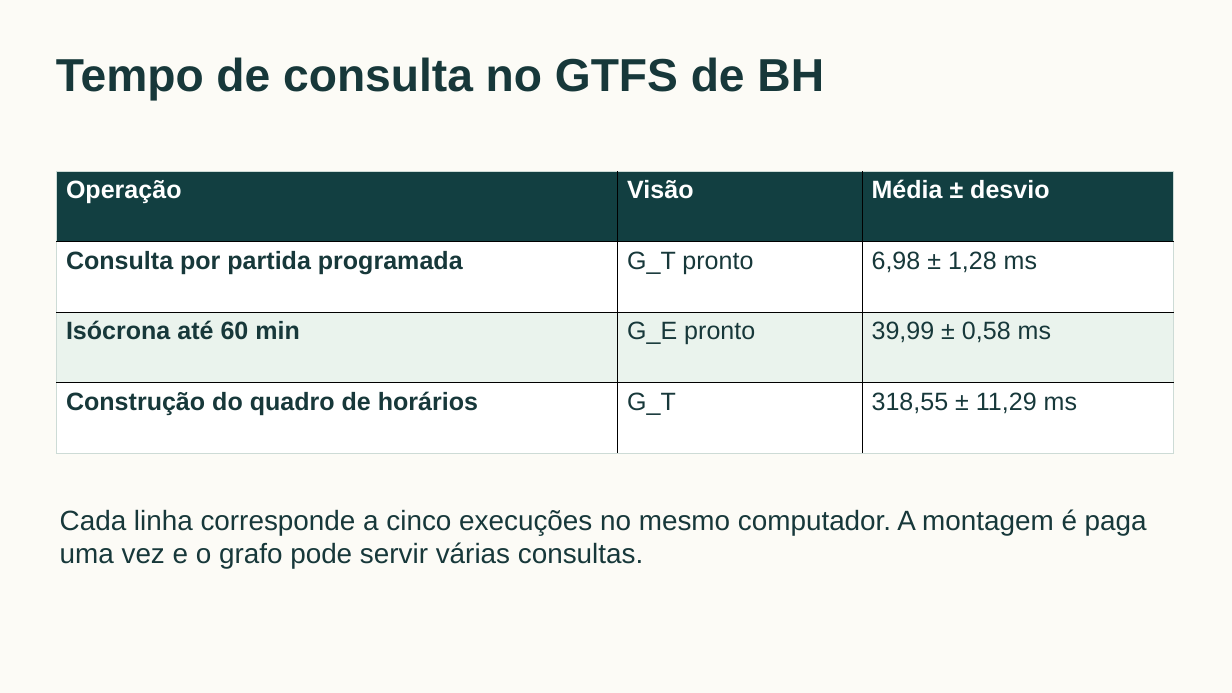
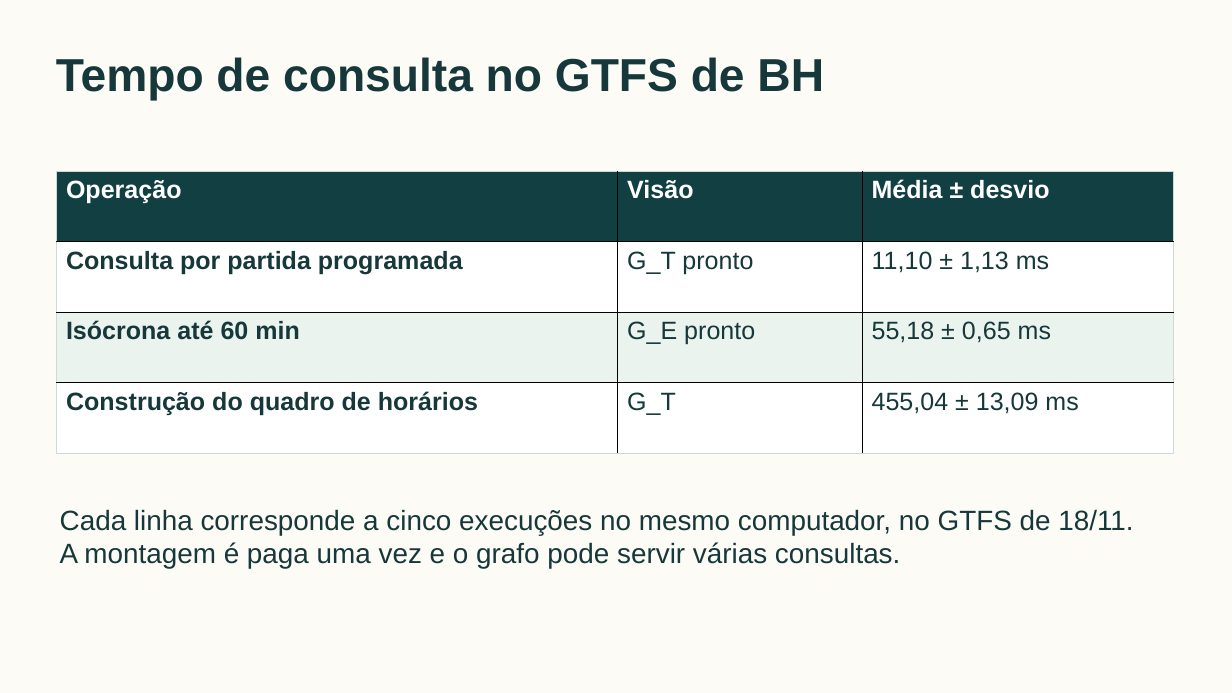
Before and after one commit to henriquegdc/grafos-transporte-bh, a slide deck: slide 10 of apresentacao/grafos-transporte-bh.pptx. Drawn at 1232x693 pixels with LibreOffice and Linux fonts; fonts in the diff are those of the drawing. Boxes give left, top, right and bottom in pixels: in the first picture for what was removed or moved away, otherwise in the second. Text is boxed around its words. In the diff, an @@ line names an element or a change of style, - is before the commit and + after.

Commit message:
docs(ENT-SLIDES): aplica a revisao do #72
A lamina 11 passa a comparar com o NetworkX no G_P real (razoes e
inclinacoes de comparacao-networkx e complexidade de 20/11) e o JSON da
grade 5x5, sem registro em feature, sai do PR. Todas as laminas usam o
GTFS de 18/11; espera, isocrona e tempos vem das medicoes regeradas no
#74. Notas reatribuidas para quem fez cada parte, com uma linha numerica
para nao dominados, comunidades e falhas multiplas, e figuras trocadas
por recortes ou cartoes legiveis.

```diff
--- a/apresentacao/grafos-transporte-bh.pptx
+++ b/apresentacao/grafos-transporte-bh.pptx
@@ table at (x1=56, y1=171, x2=1173, y2=453) @@
-row 2, column 3: 6,98 ± 1,28 ms
+row 2, column 3: 11,10 ± 1,13 ms
-row 3, column 3: 39,99 ± 0,58 ms
+row 3, column 3: 55,18 ± 0,65 ms
-row 4, column 3: 318,55 ± 11,29 ms
+row 4, column 3: 455,04 ± 13,09 ms
@@ text at (x1=60, y1=509, x2=1133, y2=569): text changed @@
-Cada linha corresponde a cinco execuções no mesmo computador. A montagem é paga uma vez e o grafo pode servir várias consultas.
+Cada linha corresponde a cinco execuções no mesmo computador, no GTFS de 18/11. A montagem é paga uma vez e o grafo pode servir várias consultas.
```
Also in this commit, not shown: 9 other slides changed, 2 other files.
